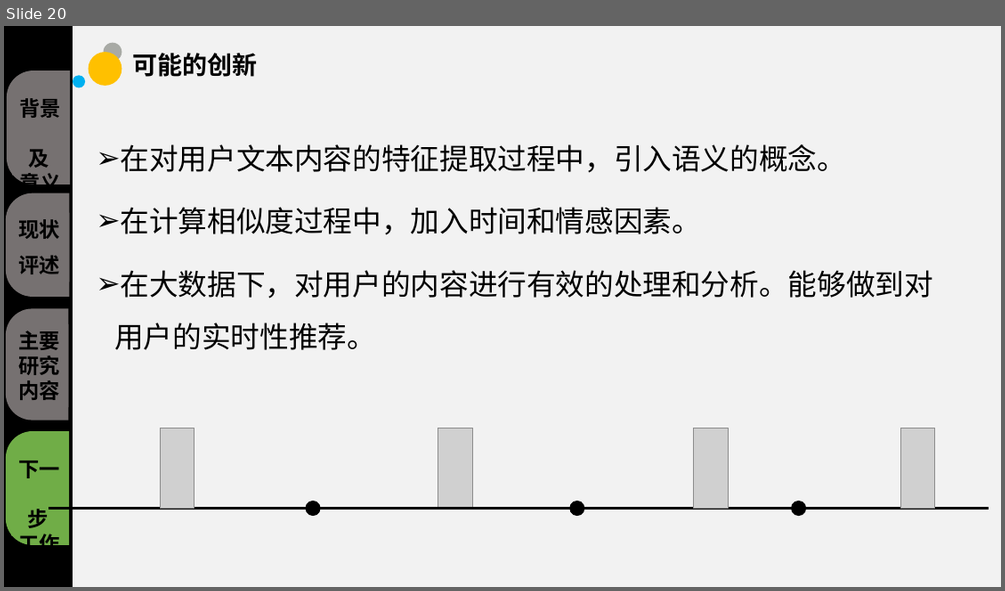
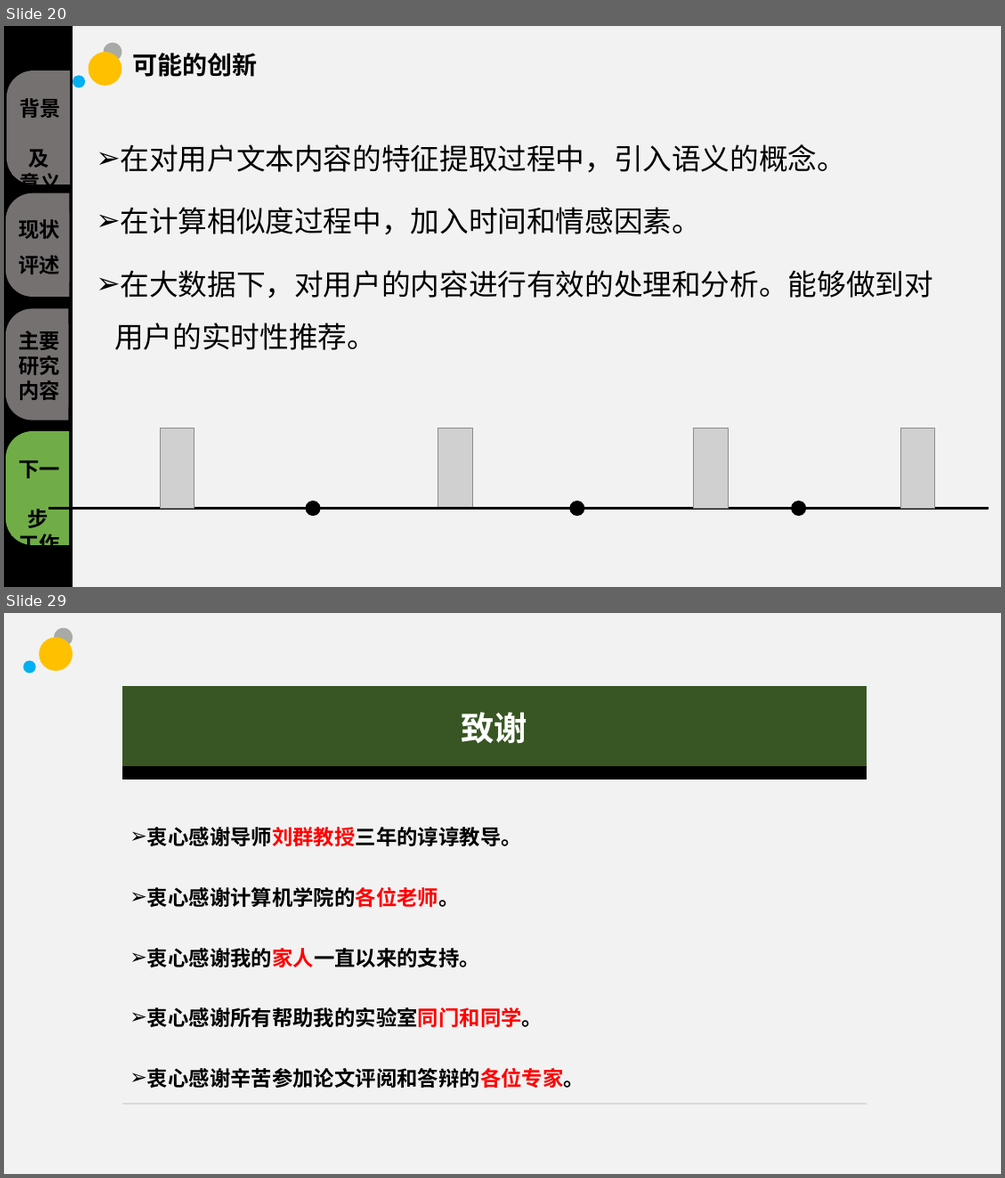
Before and after one commit to sunhongtao/Big_thesis, a slide deck: 毕业答辩/毕业答辩.pptx. Shown one above the other, each under a label of ours: slide 20 before the commit, slides 20 and 29 after it; the slides between them are not shown. The pictures are 1005x591 and 1005x1178 pixels, drawn with LibreOffice and Linux fonts; fonts in the diff are those of the drawing; grey boxes stand for pictures; background and template pictures are left out. Boxes give left, top, right and bottom in pixels: in the first picture for what was removed or moved away, otherwise in the second. Text is boxed around its words. In the diff, an @@ line names an element or a change of style, - is before the commit and + after.

```diff
--- a/毕业答辩/毕业答辩.pptx
+++ b/毕业答辩/毕业答辩.pptx
@@ slide 29 added at (4,613,1001,1174), background #F2F2F2 @@
@@ ellipse added at (39,637,73,671), fill #FFC000 @@
@@ ellipse added at (54,628,73,647), fill #A8AAA5 @@
@@ ellipse added at (24,661,36,674), fill #00B0F0 @@
@@ table added at (122,686,866,1103), 3 rows, 1 columns @@
+致谢
+
+衷心感谢导师刘群教授三年的谆谆教导。 / 衷心感谢计算机学院的各位老师。 / 衷心感谢我的家人一直以来的支持。 / 衷心感谢所有帮助我的实验室同门和同学。 / 衷心感谢辛苦参加论文评阅和答辩的各位专家。
```
Also in this commit, not shown: 4 slides changed, 5 other slides added, 1 slide removed, 2 other files.
